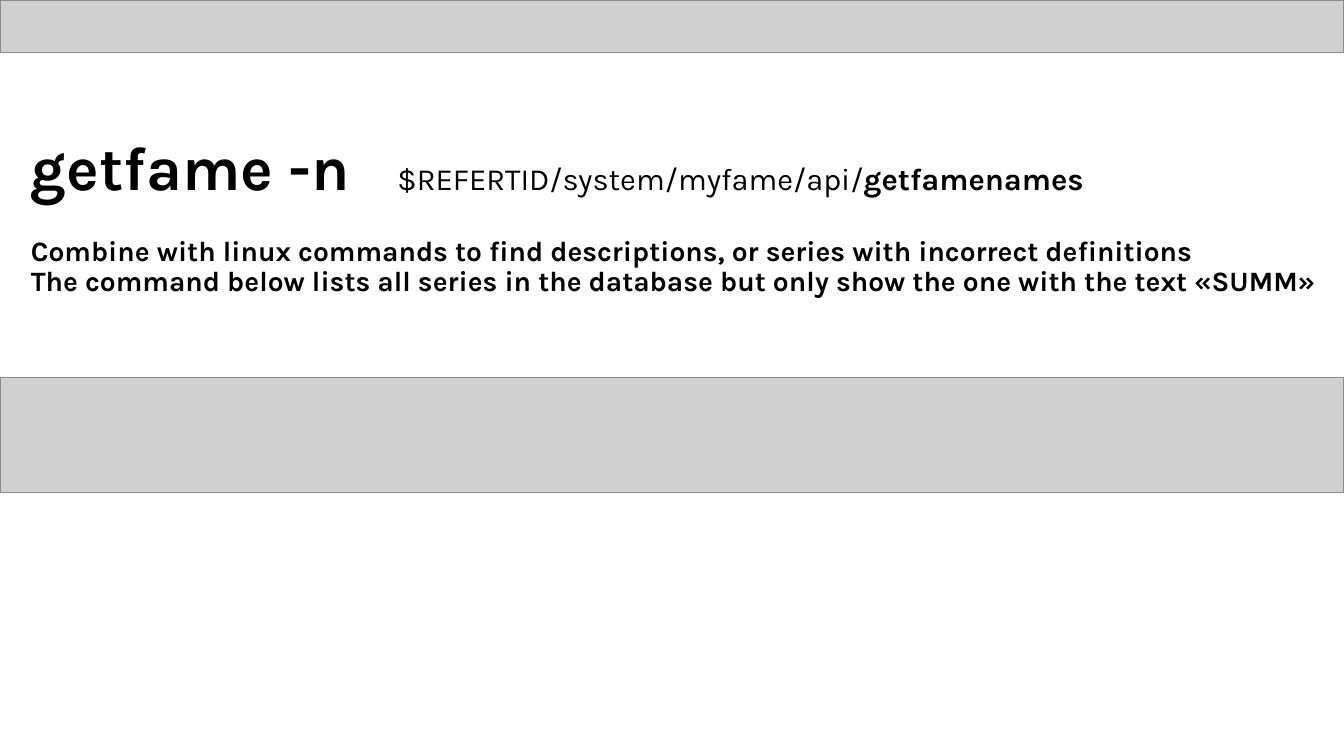
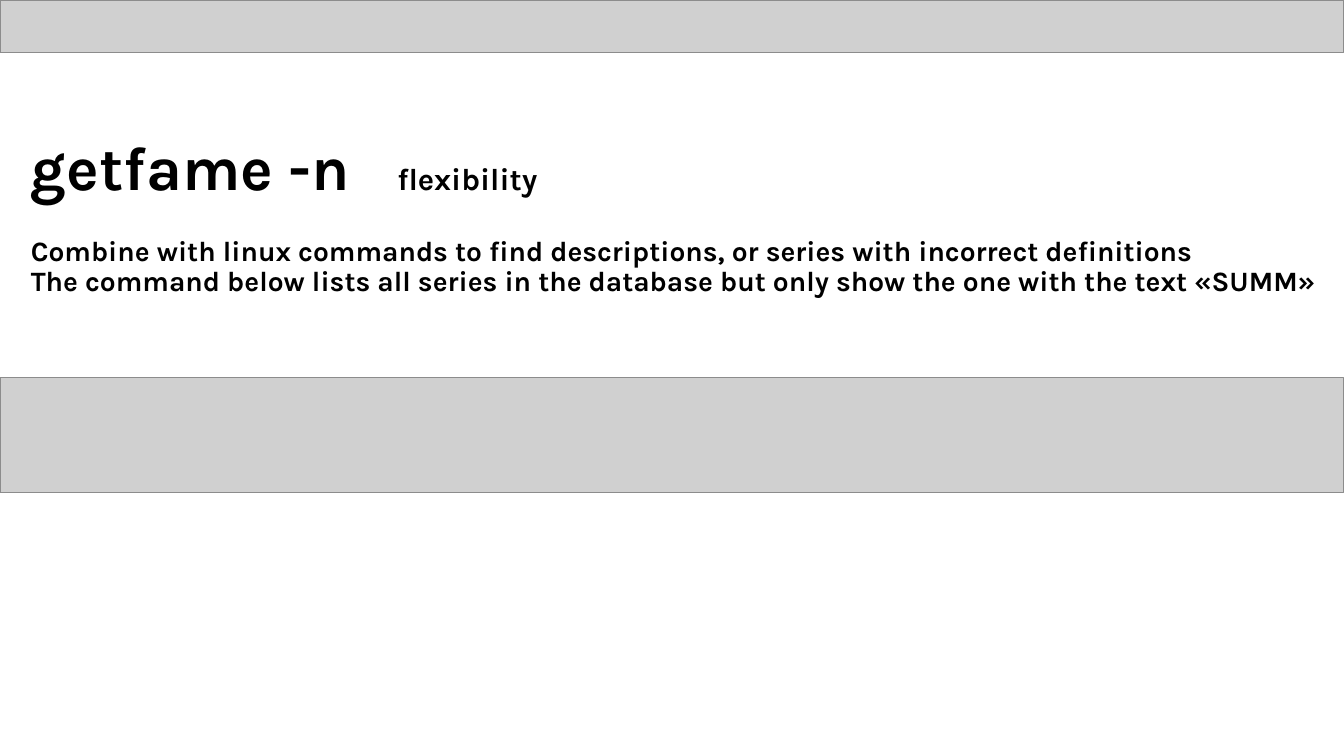
Before and after one commit to eriksoeb/getfame, a slide deck: slide 4 of getfame.pptx. Drawn at 1344x756 pixels with LibreOffice and Linux fonts; fonts in the diff are those of the drawing; grey boxes stand for pictures. Boxes give left, top, right and bottom in pixels: in the first picture for what was removed or moved away, otherwise in the second. Text is boxed around its words. In the diff, an @@ line names an element or a change of style, - is before the commit and + after.

```diff
--- a/getfame.pptx
+++ b/getfame.pptx
@@ title at [31, 147, 1315, 298]: text changed @@
-getfame -n $REFERTID/system/myfame/api/getfamenames
-Combine with linux commands to find descriptions, or series with incorrect definitions
-The command below lists all series in the database but only show the one with the text «SUMM»
+getfame -n flexibility
+Combine with linux commands to find descriptions, or series with incorrect definitions
+The command below lists all series in the database but only show the one with the text «SUMM»
```
Also in this commit, not shown: 8 other slides changed, 1 slide added, 1 other file.
